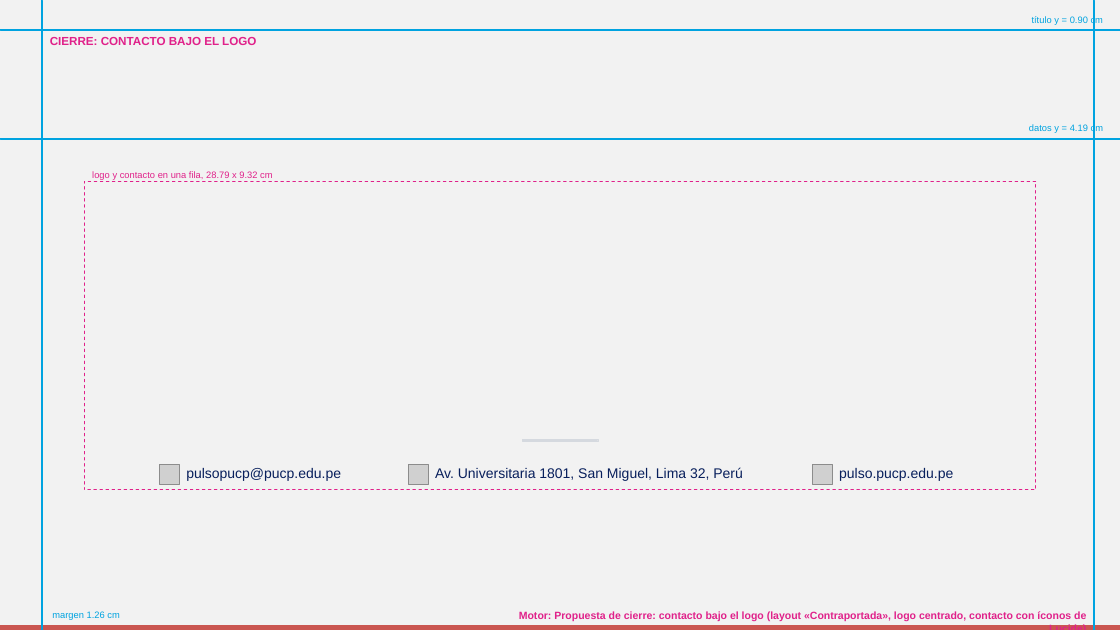
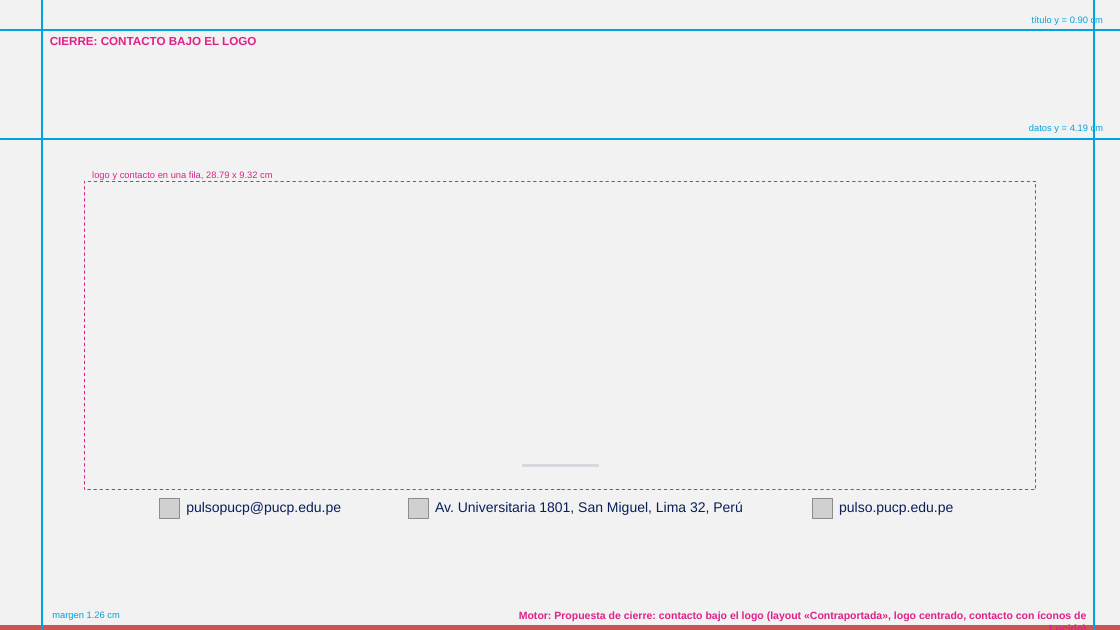
Before and after one commit to GonzaloAlmendariz/prosecnur-app, a slide deck: slide 165 of docs/qa/motor-ppt-2026-10-06/4-recetario/recetario-moderna-guias.pptx. Drawn at 1120x630 pixels with LibreOffice and Linux fonts; fonts in the diff are those of the drawing; grey boxes stand for pictures; background and template pictures are left out. Boxes give left, top, right and bottom in pixels: in the first picture for what was removed or moved away, otherwise in the second. Text is boxed around its words. In the diff, an @@ line names an element or a change of style, - is before the commit and + after.

```diff
--- a/docs/qa/motor-ppt-2026-10-06/4-recetario/recetario-moderna-guias.pptx
+++ b/docs/qa/motor-ppt-2026-10-06/4-recetario/recetario-moderna-guias.pptx
@@ rectangle moved from (x1=523, y1=439, x2=598, y2=441) to (x1=523, y1=465, x2=598, y2=466) @@
@@ 3 pictures, 3 texts moved together from (x1=160, y1=465, x2=953, y2=485) to (x1=160, y1=498, x2=953, y2=518) @@
```
Also in this commit, not shown: 4 other files.
